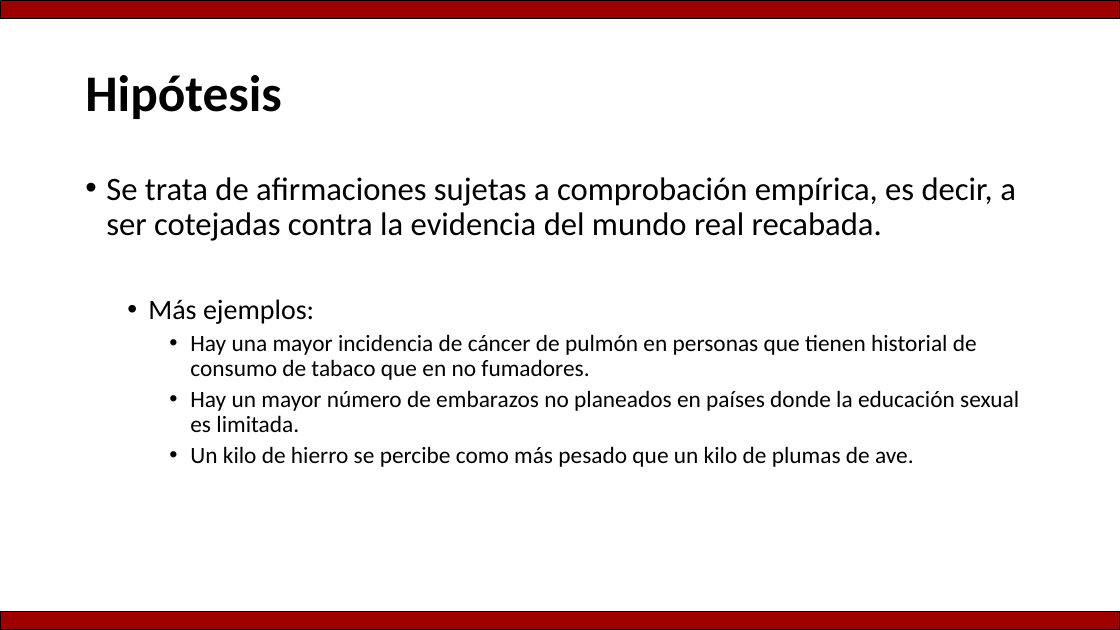
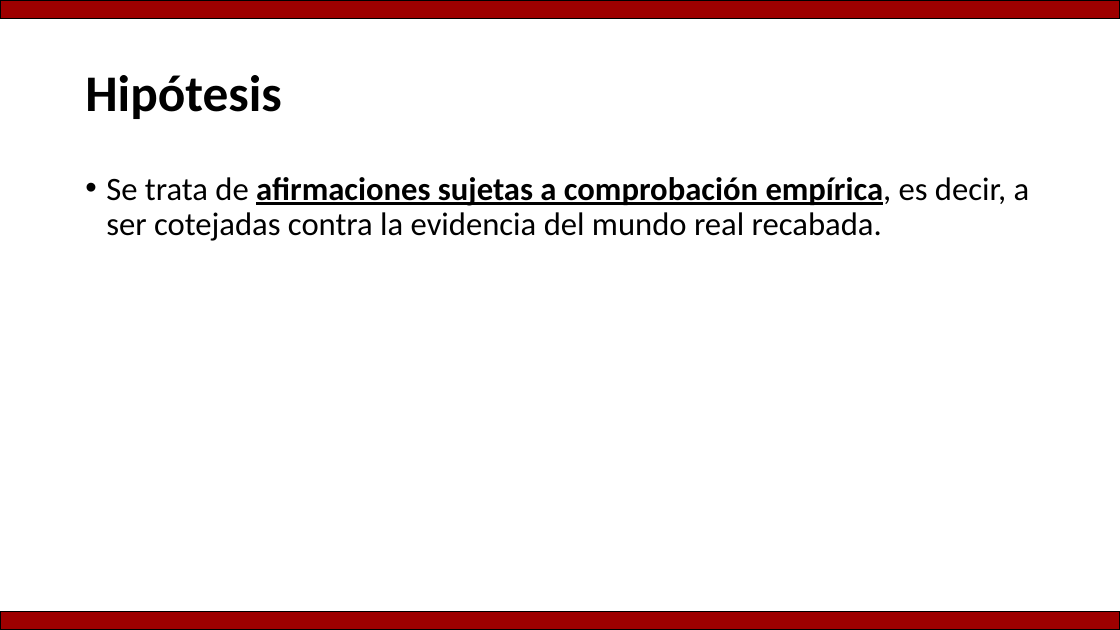
Before and after one commit to Adrifelcha/afchavez-019, a slide deck: slide 14 of JeanPiaget/ClaseMuestra/Hipotesis_Variables.pptx. Drawn at 1120x630 pixels with LibreOffice and Linux fonts; fonts in the diff are those of the drawing. Boxes give left, top, right and bottom in pixels: in the first picture for what was removed or moved away, otherwise in the second. Text is boxed around its words. In the diff, an @@ line names an element or a change of style, - is before the commit and + after.

```diff
--- a/JeanPiaget/ClaseMuestra/Hipotesis_Variables.pptx
+++ b/JeanPiaget/ClaseMuestra/Hipotesis_Variables.pptx
@@ text "Se trata de afirmaciones sujetas ..." at [106, 177, 1030, 241]: bold on, underline on in "afirmaciones sujetas a comprobación empírica," @@
@@ text at [148, 299, 1019, 467]: paragraphs removed @@
-  • Más ejemplos:
-    • Hay una mayor incidencia de cáncer de pulmón en personas que tienen historial de consumo de tabaco que en no fumadores.
-    • Hay un mayor número de embarazos no planeados en países donde la educación sexual es limitada.
-    • Un kilo de hierro se percibe como más pesado que un kilo de plumas de ave.
```
Also in this commit, not shown: 25 other slides changed, 24 slides added, 6 slides removed.
